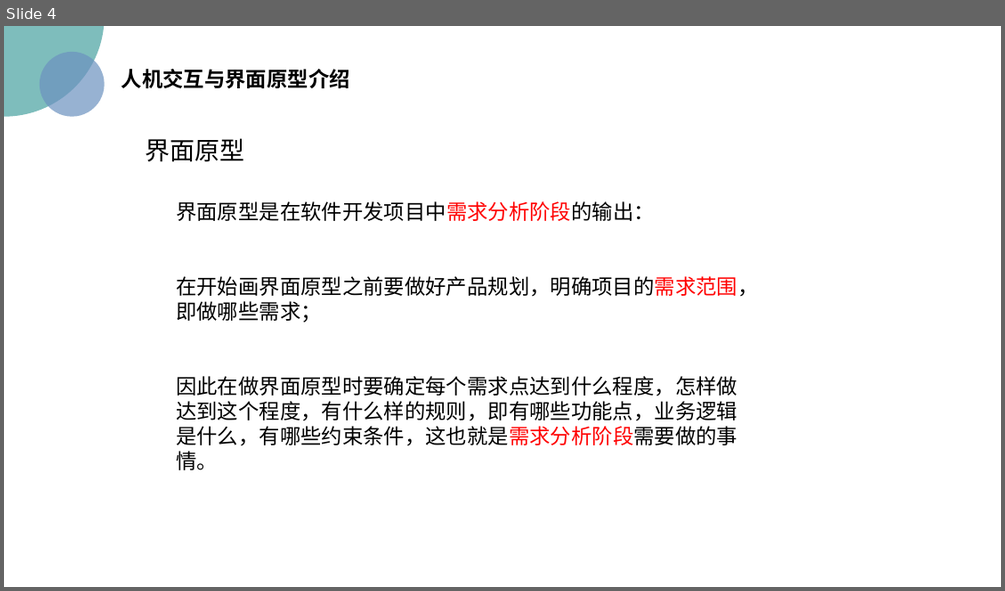
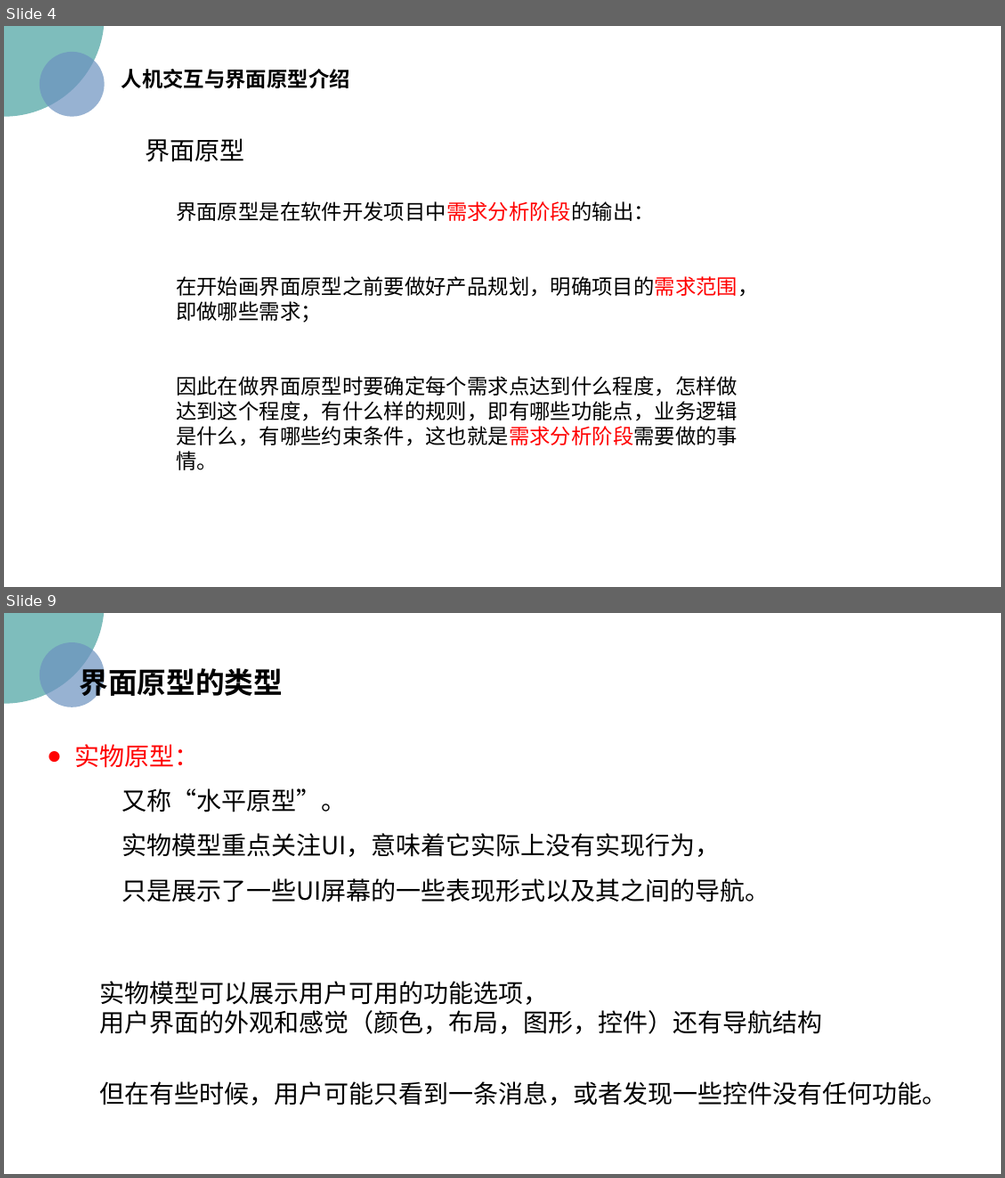
Before and after one commit to PRD2018/PRD2018-G15, a slide deck: 2018-11-4/UML基础2—吕迪部分.pptx. Shown one above the other, each under a label of ours: slide 4 before the commit, slides 4 and 9 after it; the slides between them are not shown. The pictures are 1005x591 and 1005x1178 pixels, drawn with LibreOffice and Linux fonts; fonts in the diff are those of the drawing; background and template pictures are left out. Boxes give left, top, right and bottom in pixels: in the first picture for what was removed or moved away, otherwise in the second. Text is boxed around its words. In the diff, an @@ line names an element or a change of style, - is before the commit and + after.

```diff
--- a/2018-11-4/UML基础2—吕迪部分.pptx
+++ b/2018-11-4/UML基础2—吕迪部分.pptx
@@ slide 9 added at (4, 613, 1001, 1174), background picture (left out) @@
@@ ellipse added at (4, 613, 105, 704), fill #48A2A0 at 70% opacity @@
@@ ellipse added at (39, 642, 105, 707), fill #6C92C0 at 70% opacity @@
@@ text added at (80, 664, 283, 701), 28 pt, text #000000, bold @@
+界面原型的类型
@@ text added at (75, 744, 769, 902), 24 pt, text #000000 @@
+● 实物原型：
+又称“水平原型”。
+实物模型重点关注UI，意味着它实际上没有实现行为，
+只是展示了一些UI屏幕的一些表现形式以及其之间的导航。
@@ text added at (100, 981, 823, 1034), 24 pt, text #000000 @@
+实物模型可以展示用户可用的功能选项，
+用户界面的外观和感觉（颜色，布局，图形，控件）还有导航结构
@@ text added at (100, 1081, 947, 1105), 24 pt, text #000000 @@
+但在有些时候，用户可能只看到一条消息，或者发现一些控件没有任何功能。
```
Also in this commit, not shown: 1 slide changed, 29 other slides added, 1 other file.
